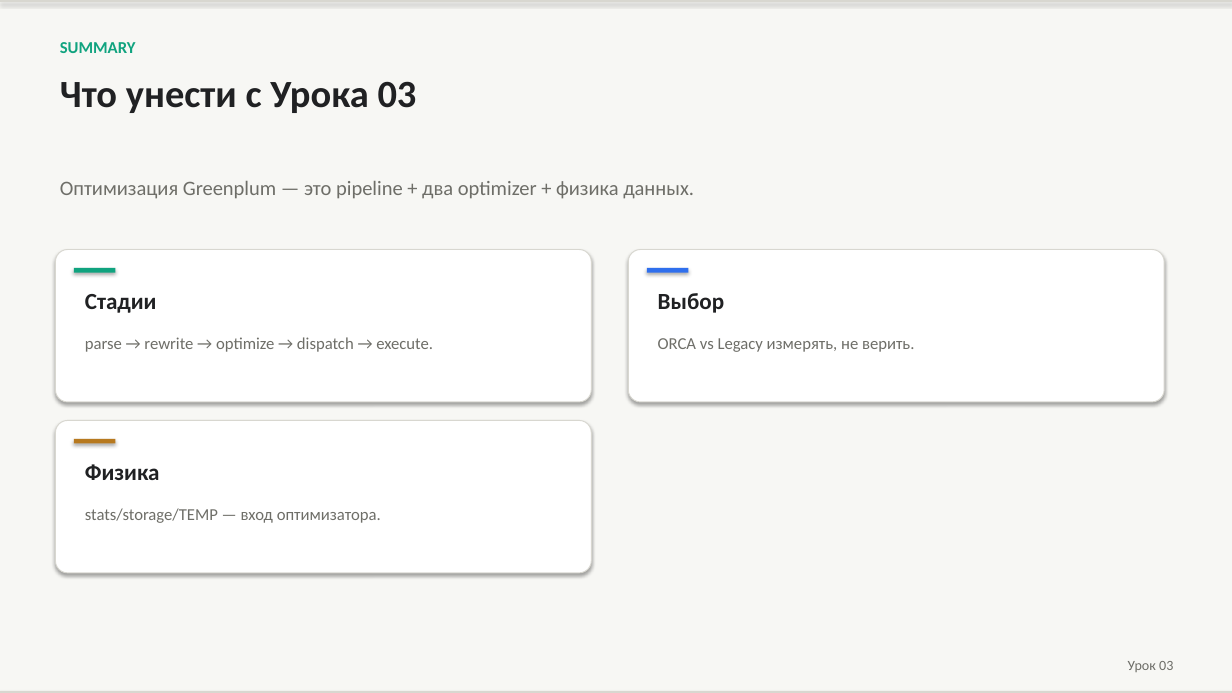
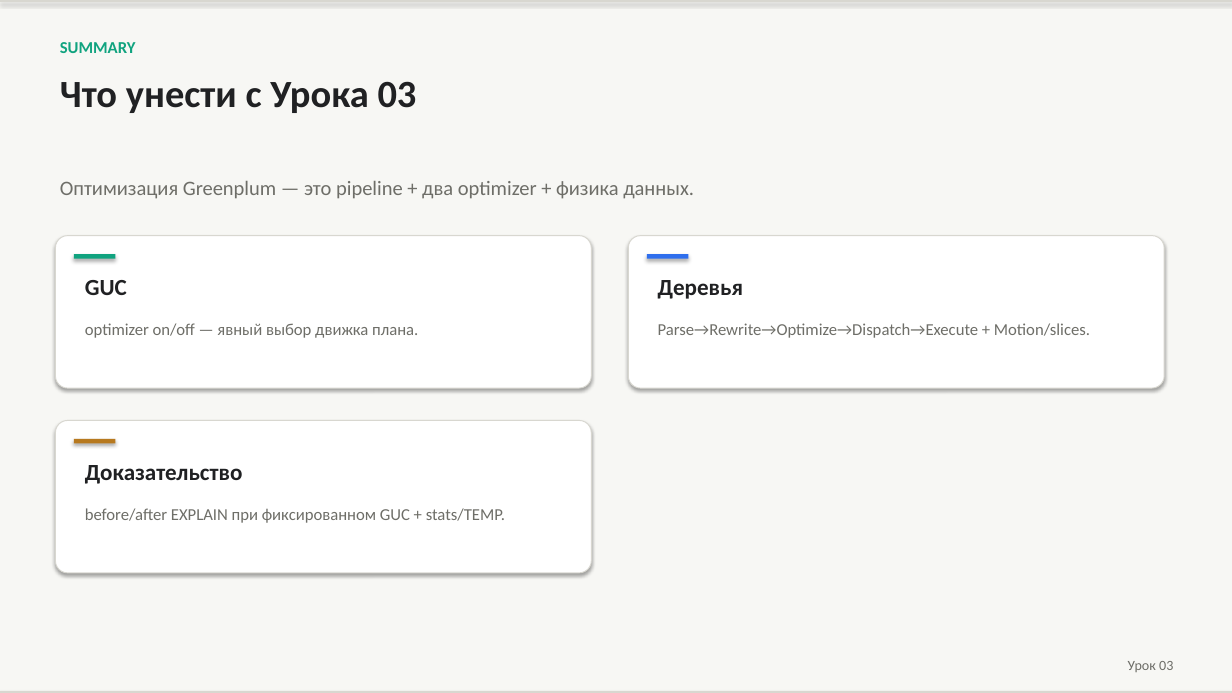
Before and after one commit to PaulKov/de-mentor, a slide deck: slide 43 of artifacts/greenplum-query-tuning-theory.pptx (slide 30 before the commit). Drawn at 1232x693 pixels with LibreOffice and Linux fonts; fonts in the diff are those of the drawing. Boxes give left, top, right and bottom in pixels: in the first picture for what was removed or moved away, otherwise in the second. Text is boxed around its words. In the diff, an @@ line names an element or a change of style, - is before the commit and + after.

```diff
--- a/artifacts/greenplum-query-tuning-theory.pptx
+++ b/artifacts/greenplum-query-tuning-theory.pptx
@@ 2 rounded rectangles, 2 rectangles: place and size @@
-2 rounded rectangles, 2 rectangles at box(55, 250, 1165, 402)
+2 rounded rectangles, 2 rectangles at box(55, 236, 1165, 388)
@@ text at box(85, 280, 127, 295): text changed @@
-Стадии
+GUC
@@ text at box(658, 280, 743, 299): text changed @@
-Выбор
+Деревья
@@ text at box(85, 323, 418, 338): text changed @@
-parse → rewrite → optimize → dispatch → execute.
+optimizer on/off — явный выбор движка плана.
@@ text at box(658, 323, 1090, 338): text changed @@
-ORCA vs Legacy измерять, не верить.
+Parse→Rewrite→Optimize→Dispatch→Execute + Motion/slices.
@@ text at box(85, 465, 243, 484): text changed @@
-Физика
+Доказательство
@@ text at box(85, 508, 505, 523): text changed @@
-stats/storage/TEMP — вход оптимизатора.
+before/after EXPLAIN при фиксированном GUC + stats/TEMP.
```
Also in this commit, not shown: 28 other slides changed, 13 slides added, 39 other files.
